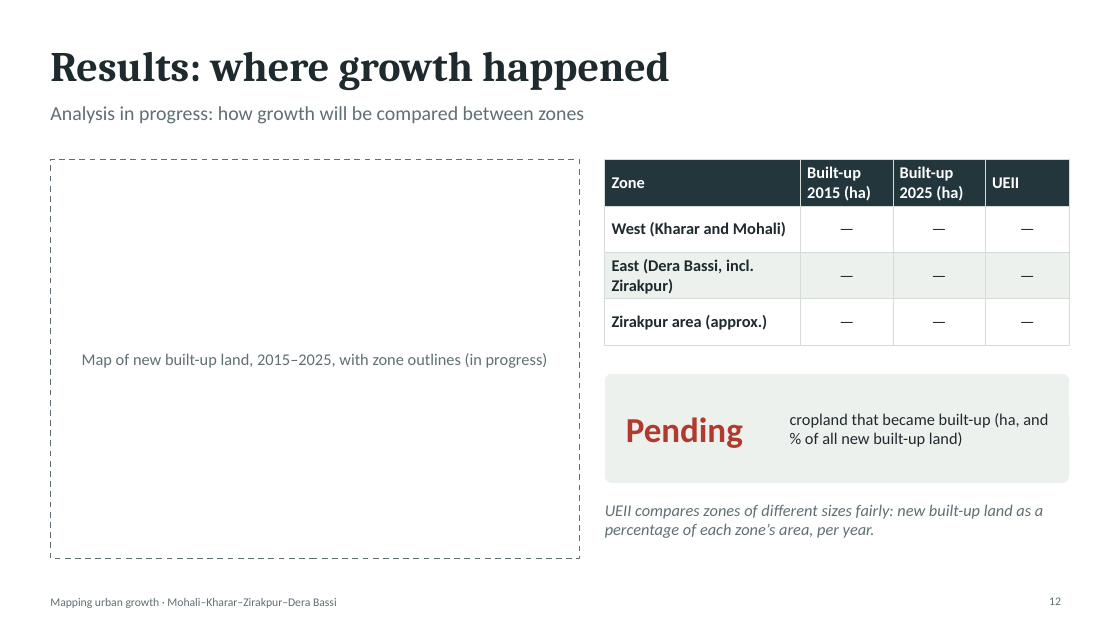
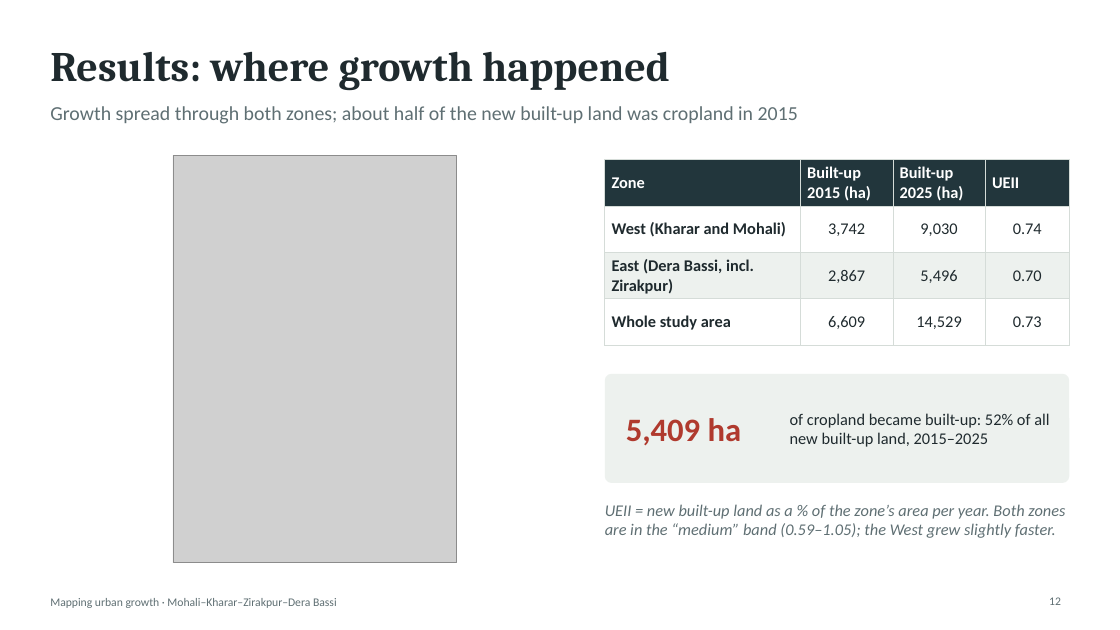
Before and after one commit to SharmaAbhimanyueco/Supriyaaanya, a slide deck: slide 12 of slides/Urban_Growth_Mohali_slides.pptx. Drawn at 1120x630 pixels with LibreOffice and Linux fonts; fonts in the diff are those of the drawing; grey boxes stand for pictures. Boxes give left, top, right and bottom in pixels: in the first picture for what was removed or moved away, otherwise in the second. Text is boxed around its words. In the diff, an @@ line names an element or a change of style, - is before the commit and + after.

```diff
--- a/slides/Urban_Growth_Mohali_slides.pptx
+++ b/slides/Urban_Growth_Mohali_slides.pptx
@@ text at (50,106,798,124): text changed @@
-Analysis in progress: how growth will be compared between zones
+Growth spread through both zones; about half of the new built-up land was cropland in 2015
@@ rectangle removed at (50,160,580,559) @@
@@ picture added at (173,155,457,563) @@
@@ table at (605,160,1070,334) @@
-row 2: West (Kharar and Mohali) | — | — | —
+row 2: West (Kharar and Mohali) | 3,742 | 9,030 | 0.74
-row 3: East (Dera Bassi, incl. Zirakpur) | — | — | —
+row 3: East (Dera Bassi, incl. Zirakpur) | 2,867 | 5,496 | 0.70
-row 4: Zirakpur area (approx.) | — | — | —
+row 4: Whole study area | 6,609 | 14,529 | 0.73
@@ text removed at (82,353,548,368) @@
-Map of new built-up land, 2015–2025, with zone outlines (in progress)
@@ text at (626,418,742,445): text changed; size 30 to 28 pt @@
-Pending
+5,409 ha
@@ text at (790,413,1049,447): text changed @@
-cropland that became built-up (ha, and % of all new built-up land)
+of cropland became built-up: 52% of all new built-up land, 2015–2025
@@ text at (605,504,1065,538): text changed @@
-UEII compares zones of different sizes fairly: new built-up land as a percentage of each zone’s area, per year.
+UEII = new built-up land as a % of the zone’s area per year. Both zones are in the “medium” band (0.59–1.05); the West grew slightly faster.
```
Also in this commit, not shown: 8 other slides changed, 20 other files.
